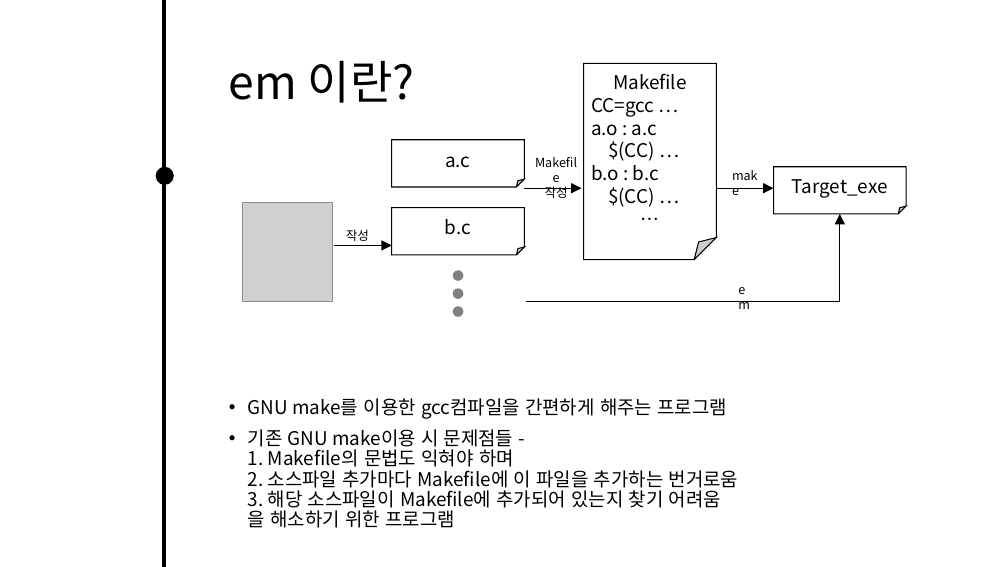
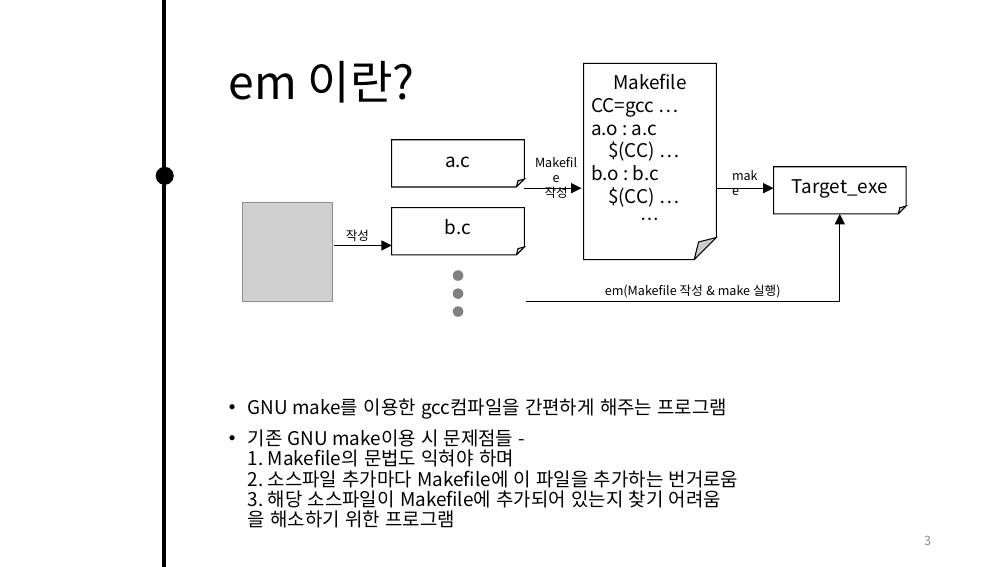
Before and after one commit to CodingMateMoon/make-repo, a slide deck: slide 3 of 고프제안서.pptx. Drawn at 1008x567 pixels with LibreOffice and Linux fonts; fonts in the diff are those of the drawing; grey boxes stand for pictures; background and template pictures are left out. Boxes give left, top, right and bottom in pixels: in the first picture for what was removed or moved away, otherwise in the second. Text is boxed around its words. In the diff, an @@ line names an element or a change of style, - is before the commit and + after.

```diff
--- a/고프제안서.pptx
+++ b/고프제안서.pptx
@@ text at bbox=[605, 284, 780, 298]: text changed @@
-em
+em(Makefile 작성 & make 실행)
@@ page number added at bbox=[924, 536, 931, 545], 12 pt, text #8C8C8C @@
+3
```
Also in this commit, not shown: 5 other slides changed, 3 slides added, 2 slides removed.
